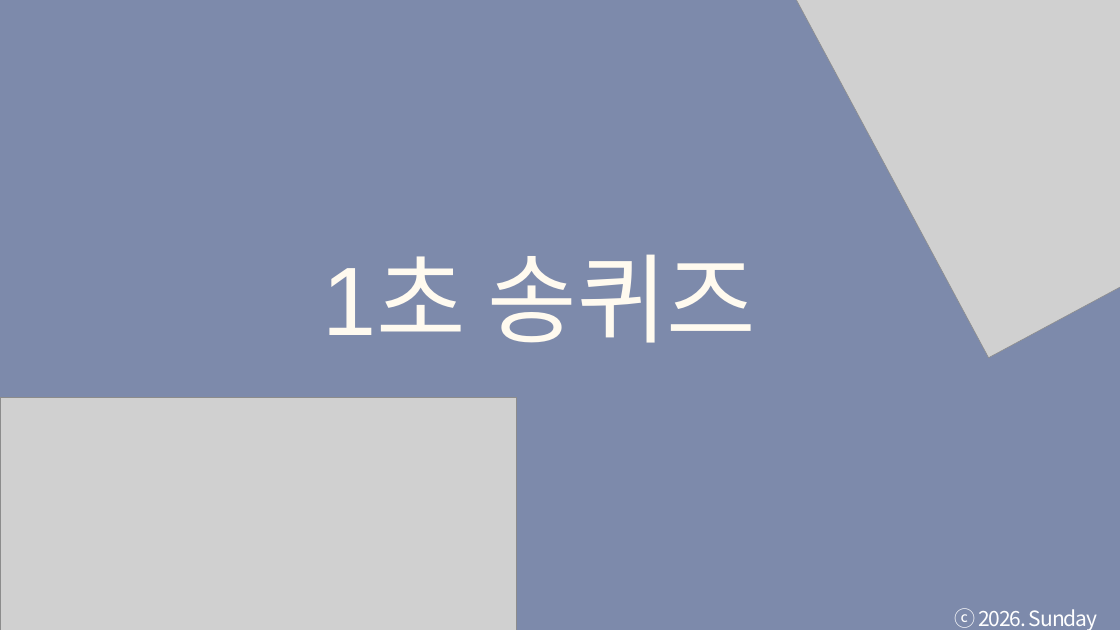
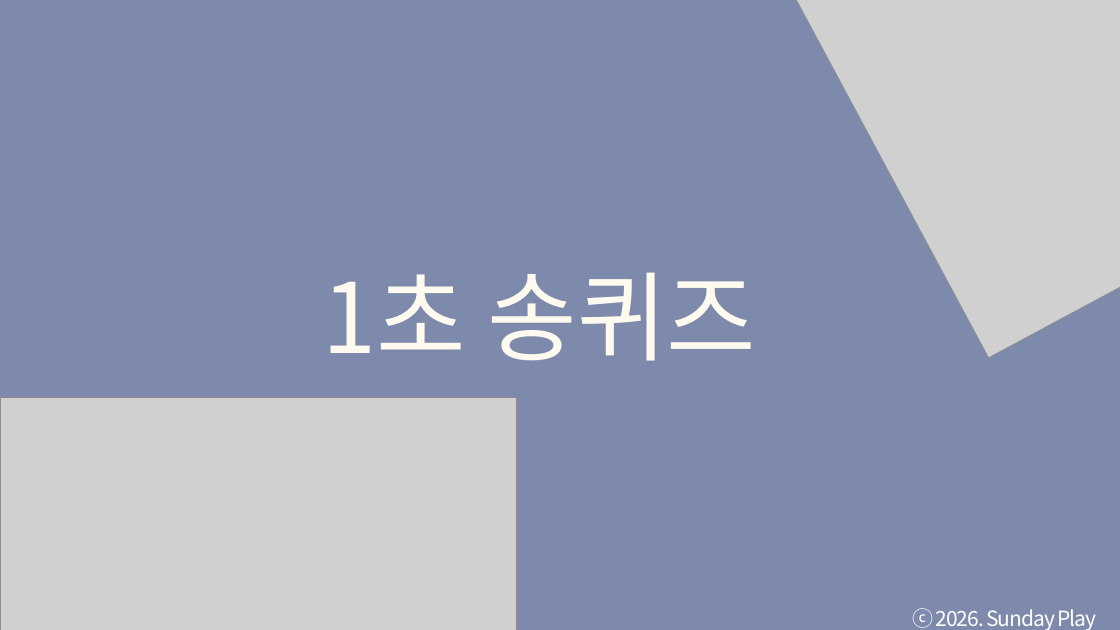
Before and after one commit to tkdgns25300/sunday_play, a slide deck: slide 1 of public/downloads/games/one-second-song/rules.pptx. Drawn at 1120x630 pixels with LibreOffice and Linux fonts; fonts in the diff are those of the drawing; grey boxes stand for pictures. Boxes give left, top, right and bottom in pixels: in the first picture for what was removed or moved away, otherwise in the second. Text is boxed around its words. In the diff, an @@ line names an element or a change of style, - is before the commit and + after.

```diff
--- a/public/downloads/games/one-second-song/rules.pptx
+++ b/public/downloads/games/one-second-song/rules.pptx
@@ text "1초 송퀴즈": place and size @@
-text "1초 송퀴즈" at <box>322,254,756,343</box>
+text "1초 송퀴즈" at <box>323,272,756,361</box>
@@ text "1초 송퀴즈" at <box>323,272,756,361</box>: font Arial to Noto Sans CJK KR @@
@@ text "ⓒ 2026. Sunday Play" rewrapped from <box>955,608,1098,630</box> to <box>912,608,1097,630</box> @@
```
Also in this commit, not shown: 4 other slides changed, 3 other files.
